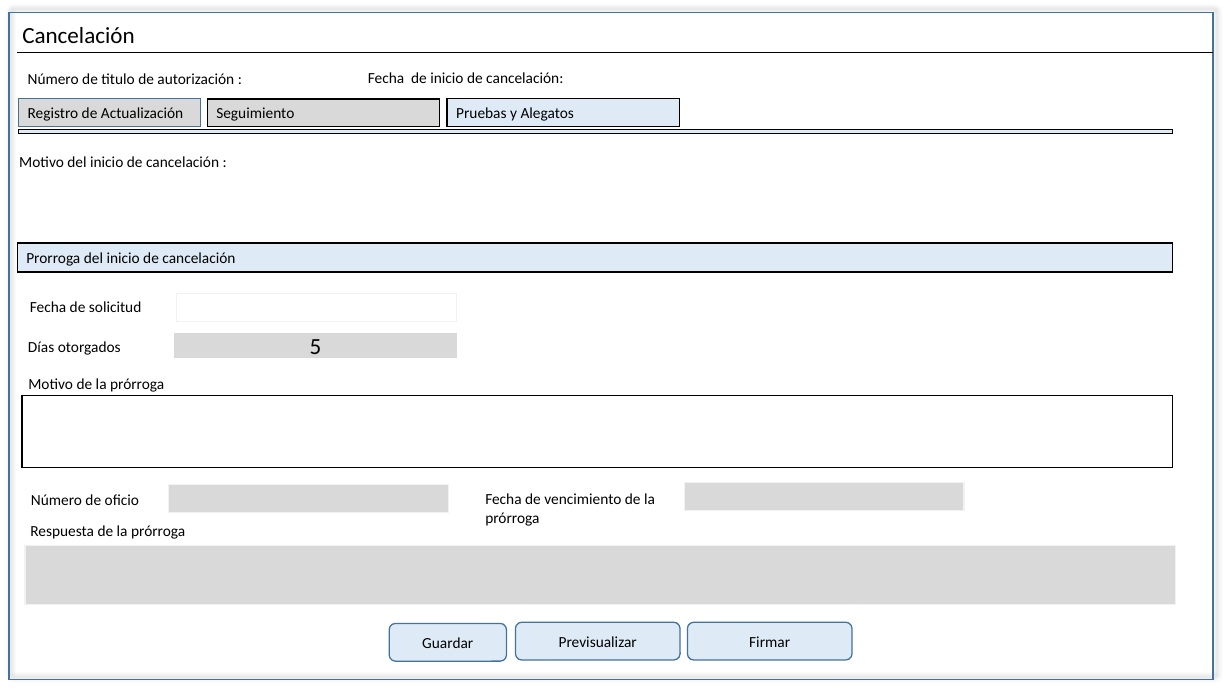
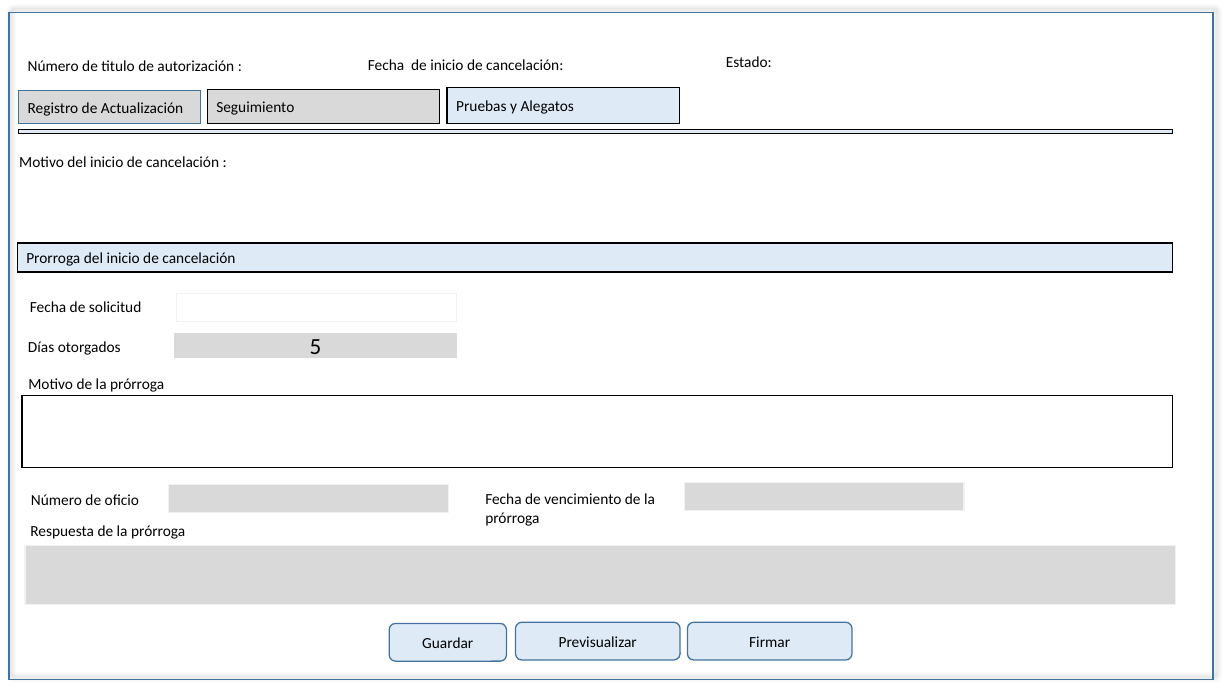
Before and after one commit to EDDIE83/Documentos, a slide deck: slide 10 of TAF 092019/Cancelación.pptx. Drawn at 1232x693 pixels with LibreOffice and Linux fonts; fonts in the diff are those of the drawing. Boxes give left, top, right and bottom in pixels: in the first picture for what was removed or moved away, otherwise in the second. Text is boxed around its words. In the diff, an @@ line names an element or a change of style, - is before the commit and + after.

```diff
--- a/TAF 092019/Cancelación.pptx
+++ b/TAF 092019/Cancelación.pptx
@@ text removed at box(22, 27, 134, 43) @@
-Cancelación
@@ text "Número de titulo de autorización ...": place and size @@
-text "Número de titulo de autorización ..." at box(28, 73, 234, 84)
+text "Número de titulo de autorización ..." at box(28, 60, 234, 71)
@@ line removed from (18, 52) to (1214, 52) @@
@@ text "Fecha de inicio de cancelación:": place and size @@
-text "Fecha de inicio de cancelación:" at box(368, 72, 563, 83)
+text "Fecha de inicio de cancelación:" at box(368, 59, 563, 70)
@@ text added at box(726, 56, 772, 67), 12 pt, text #000000 @@
+Estado:
@@ rectangle "Pruebas y Alegatos": place and size @@
-rectangle "Pruebas y Alegatos" at box(447, 99, 679, 127)
+rectangle "Pruebas y Alegatos" at box(447, 88, 679, 123)
@@ rectangle "Registro de Actualización": place and size @@
-rectangle "Registro de Actualización" at box(18, 98, 201, 126)
+rectangle "Registro de Actualización" at box(18, 91, 201, 124)
@@ rectangle "Seguimiento": place and size @@
-rectangle "Seguimiento" at box(207, 99, 439, 127)
+rectangle "Seguimiento" at box(207, 90, 439, 124)
```
Also in this commit, not shown: 16 other slides changed, 5 other files.
